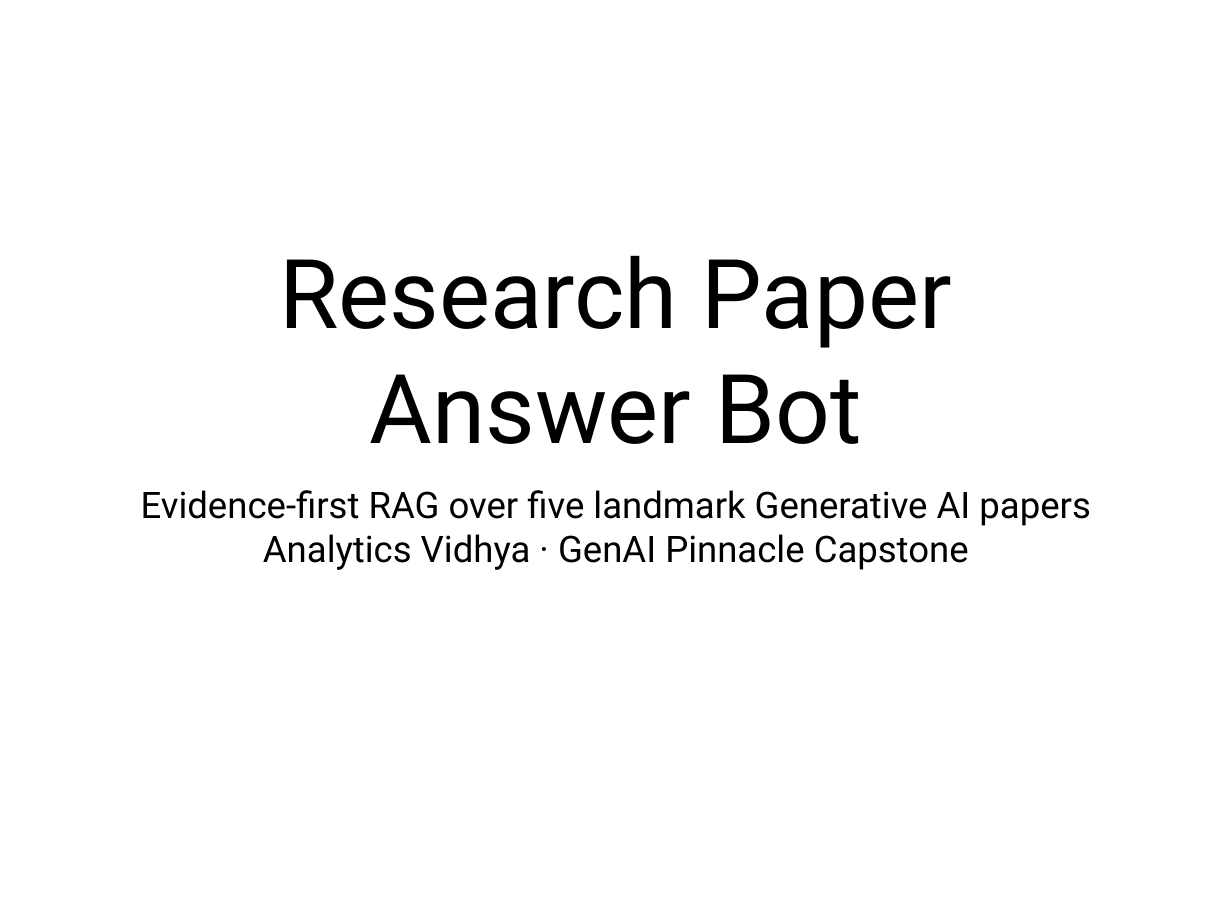
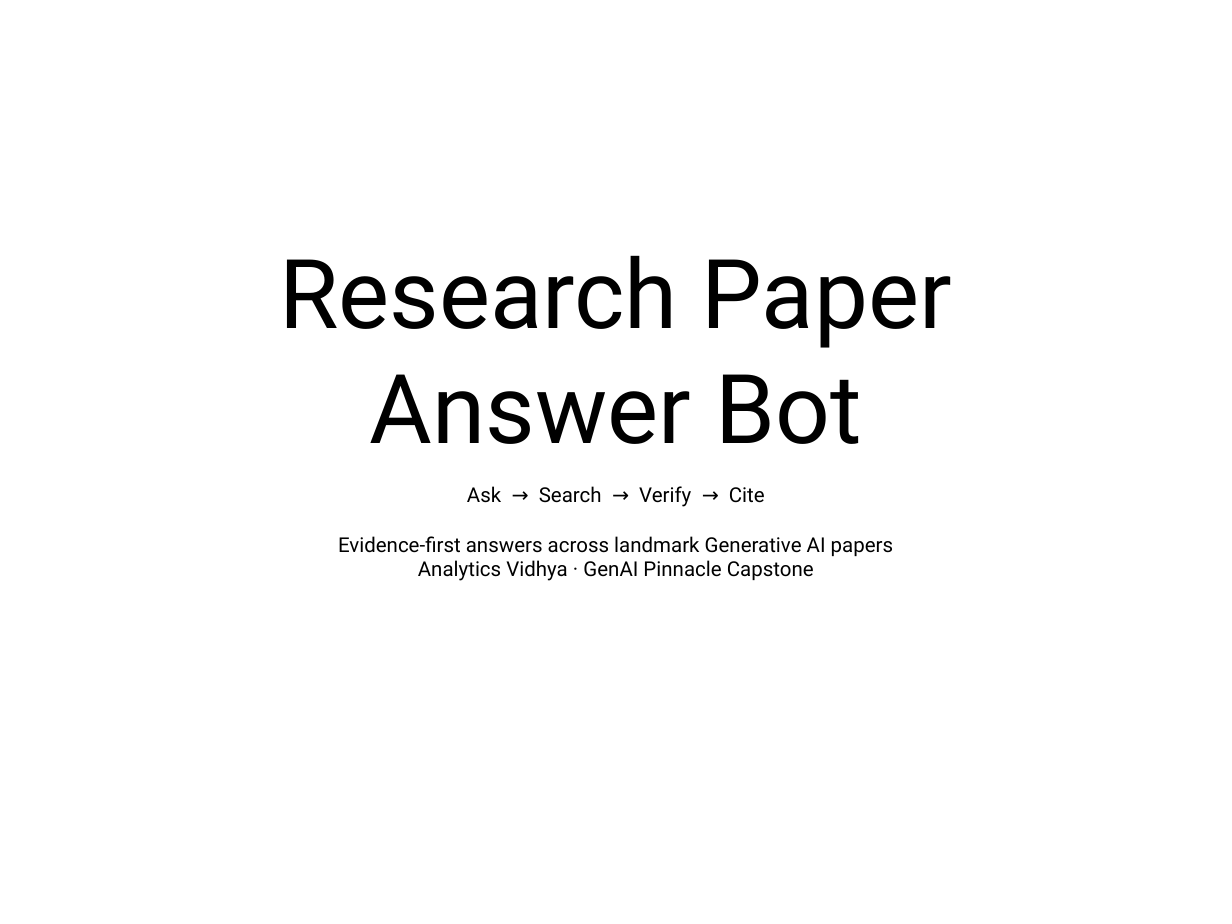
Before and after one commit to dineshshan10/Research_Paper_Capstone, a slide deck: slide 1 of docs/Research_Paper_Capstone_Presentation.pptx. Drawn at 1232x924 pixels with LibreOffice and Linux fonts; fonts in the diff are those of the drawing. Boxes give left, top, right and bottom in pixels: in the first picture for what was removed or moved away, otherwise in the second. Text is boxed around its words. In the diff, an @@ line names an element or a change of style, - is before the commit and + after.

Commit message:
Redesign capstone presentation

```diff
--- a/docs/Research_Paper_Capstone_Presentation.pptx
+++ b/docs/Research_Paper_Capstone_Presentation.pptx
@@ subtitle at box(338, 486, 893, 556): text changed; size 30.3 to 17 pt @@
-Evidence-first RAG over five landmark Generative AI papers
+Ask → Search → Verify → Cite
+Evidence-first answers across landmark Generative AI papers
@@ subtitle at box(418, 560, 814, 581): size 30.3 to 17 pt in "Analytics Vidhya · GenAI Pinnacle Capstone" @@
```
Also in this commit, not shown: 4 other slides changed, 5 slides added, 5 slides removed, 1 other file.
